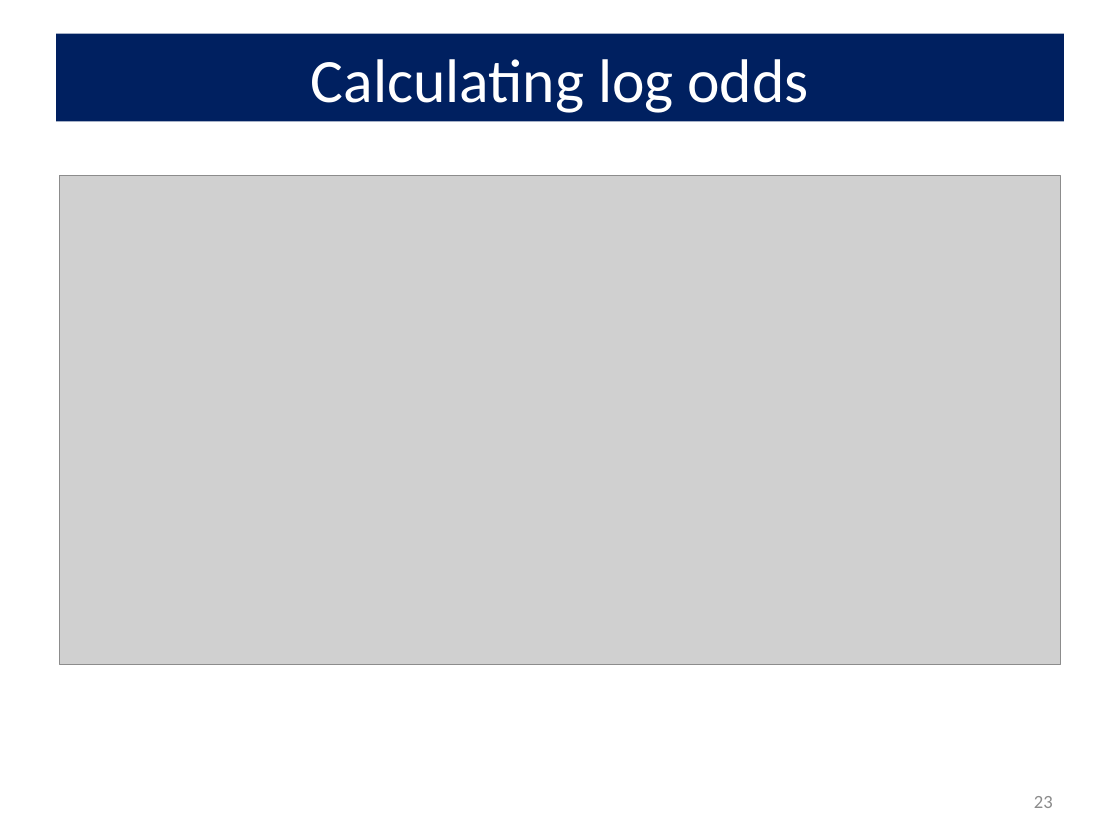
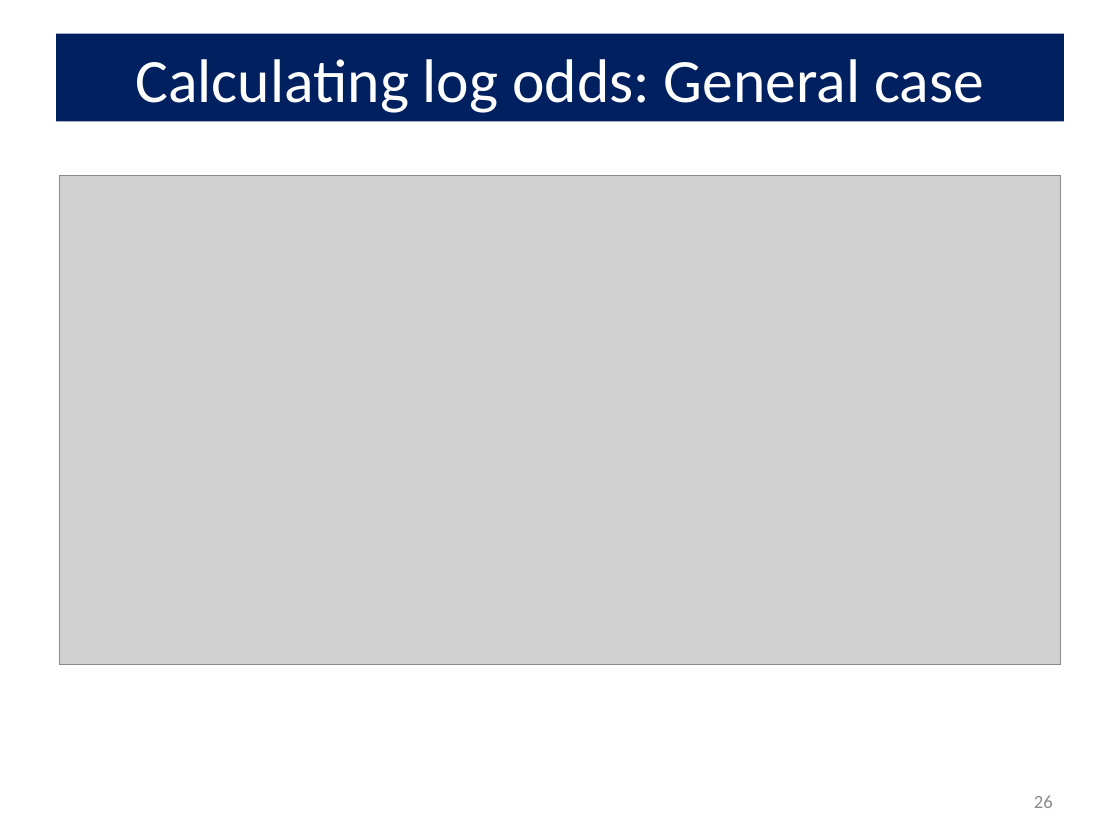
Before and after one commit to friendly/psy6136, a slide deck: slide 26 of lectures/10-Log-Odds.pptx (slide 23 before the commit). Drawn at 1120x840 pixels with LibreOffice and Linux fonts; fonts in the diff are those of the drawing; grey boxes stand for pictures. Boxes give left, top, right and bottom in pixels: in the first picture for what was removed or moved away, otherwise in the second. Text is boxed around its words. In the diff, an @@ line names an element or a change of style, - is before the commit and + after.

```diff
--- a/lectures/10-Log-Odds.pptx
+++ b/lectures/10-Log-Odds.pptx
@@ title at bbox=[136, 59, 984, 113]: text changed @@
-Calculating log odds
+Calculating log odds: General case
@@ page number at bbox=[1034, 795, 1053, 808]: text changed @@
-23
+26
```
Also in this commit, not shown: 17 other slides changed, 7 slides added, 7 other files.
